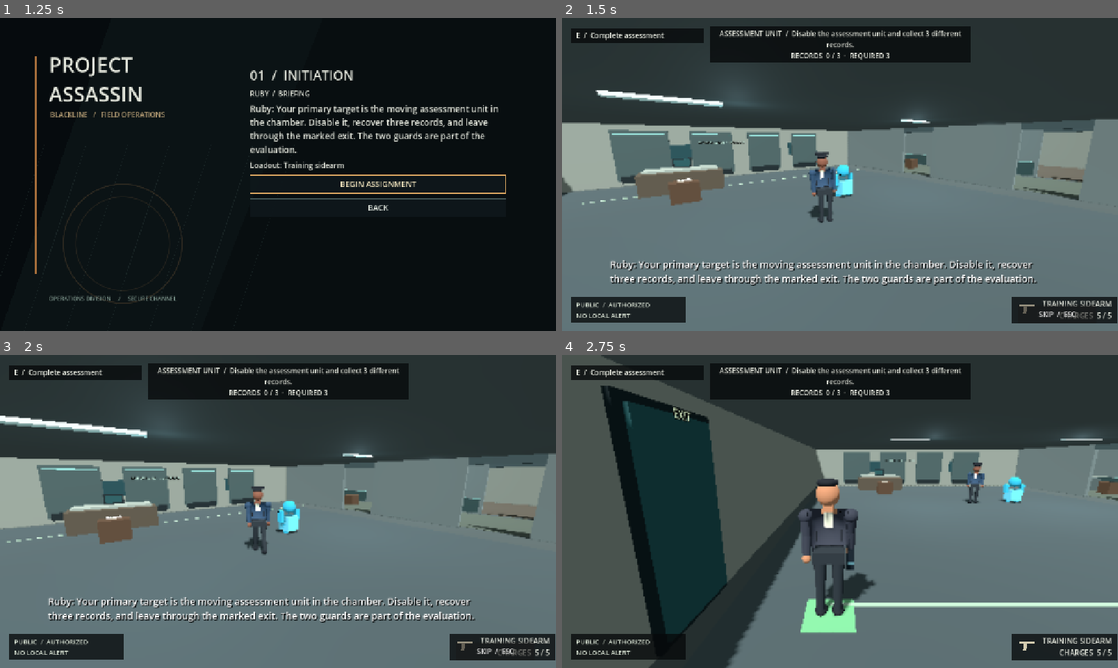
Above: before the commit, frames 1-4 (two rows, left to right).
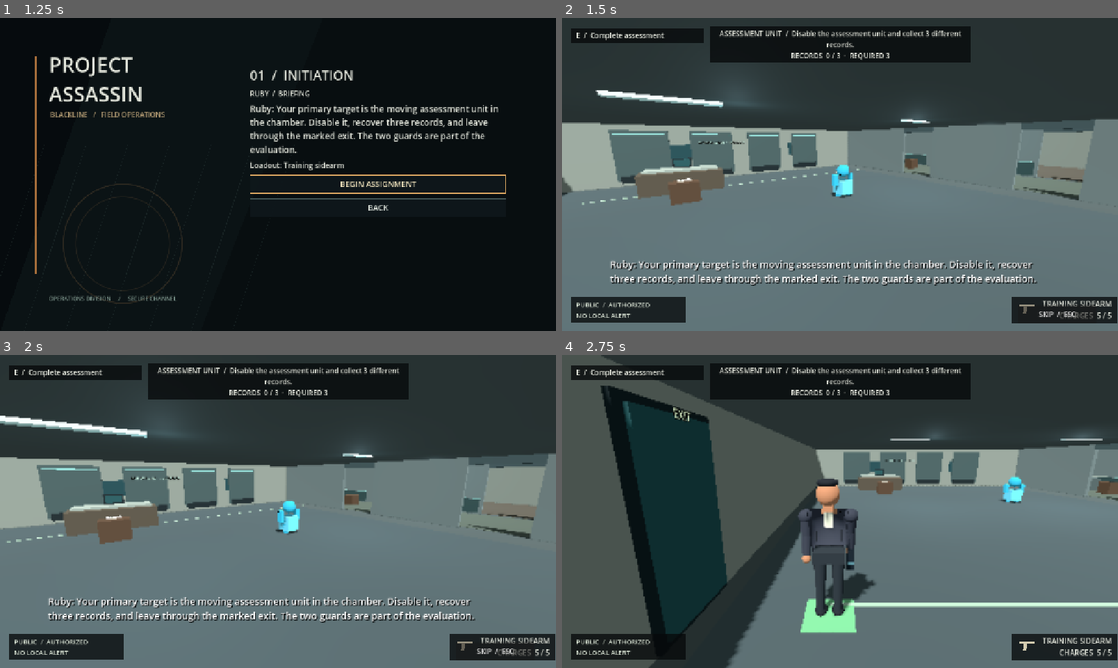
Above: after the commit, the same moments.

Repository: CoolgamerProXD/Stealty-Assasin-redesigned-computing-machine-Beta
Game: Godot game, scene res://scenes/main_menu.tscn
Same seed, same stepped clock (60 frames per second), same inputs: the game is played once before the commit and once after it.
Inputs:
- Up to frame 1 (1.25 s): click "CAMPAIGN / NEXT ASSIGNMENT" at 0.5 s
- Up to frame 2 (1.5 s): click "BEGIN ASSIGNMENT" at 1.25 s
- Up to frame 3 (2 s): no input
- Up to frame 4 (2.75 s): click "SKIP / ESC" at 2 s

Frame 1 is identical in both runs. In frame 2, 0.7% of the frame differs, in the area x 44-50%, y 42-66%; in frame 3, 0.7%; in frame 4, 0.3%.
Error after the commit: Parse Error: Identifier "warning_area" not declared in the current scope. (res://scripts/npc/npc.gd:288)

Commit message:
Limit security pulses to an active unresolved trespass [windows]
Co-authored-by: arena-agent <297053741+arena-agent@users.noreply.github.com>

Diff:
--- a/scripts/npc/npc.gd
+++ b/scripts/npc/npc.gd
@@ -283,8 +283,11 @@
   if to_player.length_squared() > 0.01: facing = to_player.normalized()
   alert_pulse_clock -= delta
   if alert_pulse_clock <= 0.0:
+   # Alert animations may be used elsewhere, but security only fires at a
+   # currently known trespasser and only while the player is still inside.
+   if not warning_area.is_empty() and trespass_grace <= 0.0 and _player_access_area() == warning_area:
+    _fire_alert_pulse()
    alert_pulse_clock = 1.4
-   _fire_alert_pulse()
  if person:
   person.idle_activity = state
   if profile.occupation == "security":
